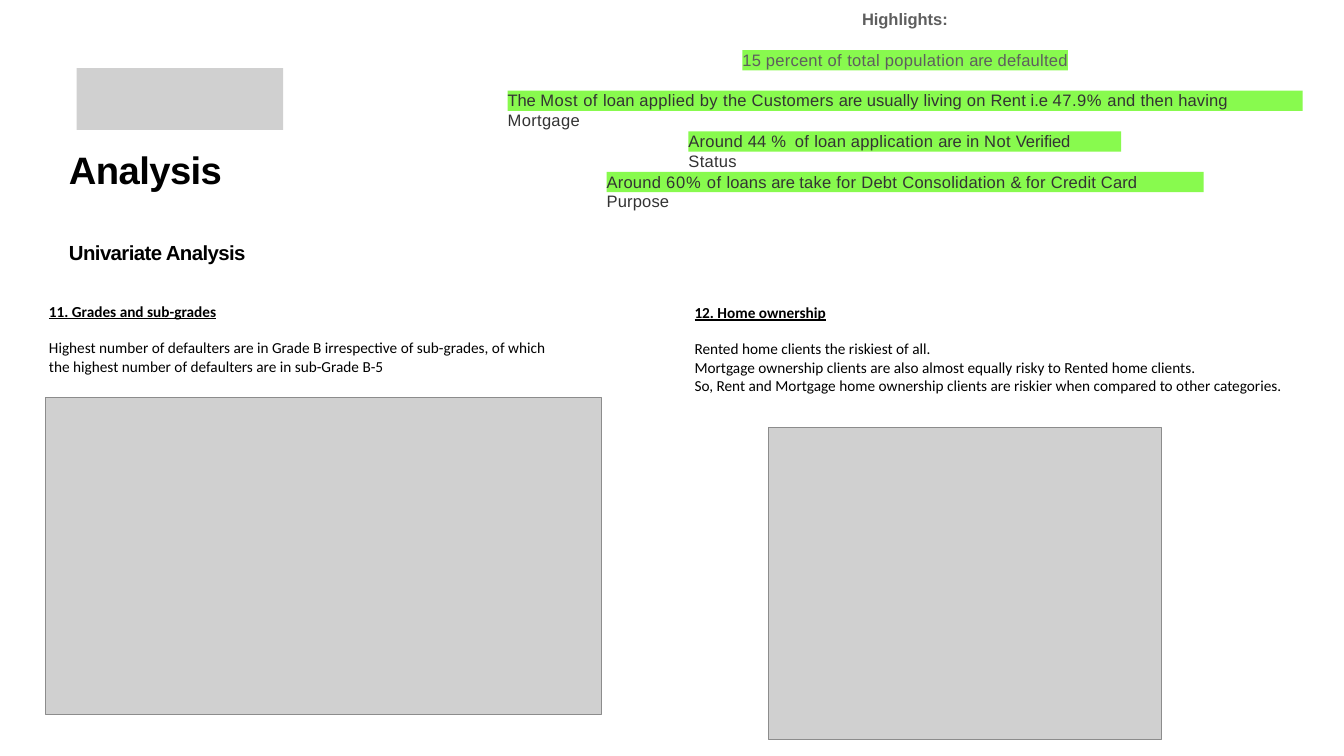
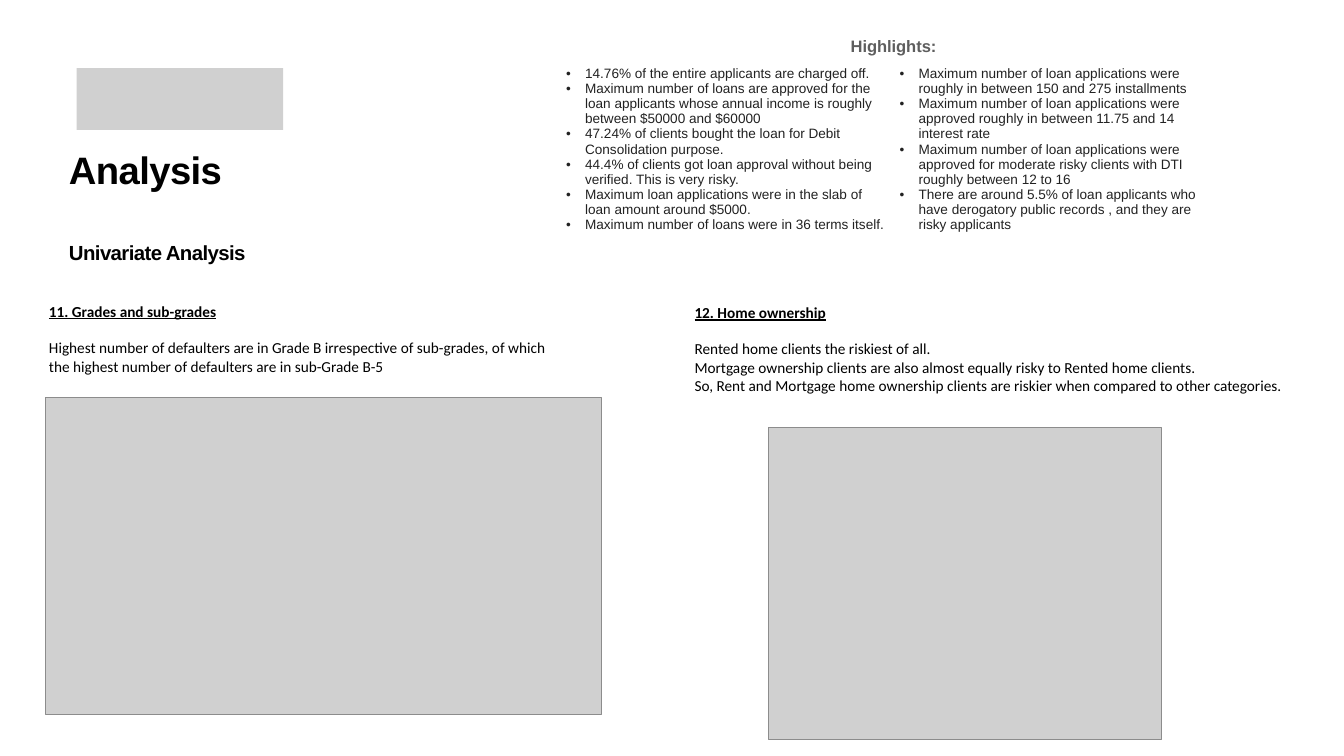
Before and after one commit to sreegithub19/upgrad, a slide deck: slide 11 of 2_Course_continuation/1_Statistics_essentials/2_Lending_club_case_study/LendingClubCaseStudy.pptx. Drawn at 1344x756 pixels with LibreOffice and Linux fonts; fonts in the diff are those of the drawing; grey boxes stand for pictures. Boxes give left, top, right and bottom in pixels: in the first picture for what was removed or moved away, otherwise in the second. Text is boxed around its words. In the diff, an @@ line names an element or a change of style, - is before the commit and + after.

```diff
--- a/2_Course_continuation/1_Statistics_essentials/2_Lending_club_case_study/LendingClubCaseStudy.pptx
+++ b/2_Course_continuation/1_Statistics_essentials/2_Lending_club_case_study/LendingClubCaseStudy.pptx
@@ rectangle removed at (x1=743, y1=50, x2=1068, y2=70) @@
-15 percent of total population are defaulted
@@ text "Highlights:" moved from (x1=862, y1=13, x2=948, y2=29) to (x1=851, y1=40, x2=937, y2=56) @@
@@ table added at (x1=560, y1=64, x2=1227, y2=249), 1 rows, 2 columns @@
+14.76% of the entire applicants are charged off. / Maximum number of loans are approved for the loan applicants whose annual income is roughly between $50000 and $60000 / 47.24% of clients bought the loan for Debit Consolidation purpose. / 44.4% of clients got loan approval without being verified. This is very risky. / Maximum loan applications were in the slab of loan amount around $5000. / Maximum number of loans were in 36 terms itself. | Maximum number of loan applications were roughly in between 150 and 275 installments / Maximum number of loan applications were approved roughly in between 11.75 and 14 interest rate / Maximum number of loan applications were approved for moderate risky clients with DTI roughly between 12 to 16 / There are around 5.5% of loan applicants who have derogatory public records , and they are risky applicants
@@ rectangle removed at (x1=508, y1=90, x2=1303, y2=111) @@
-The Most of loan applied by the Customers are usually living on Rent i.e 47.9% and then having Mortgage
@@ rectangle removed at (x1=688, y1=131, x2=1121, y2=152) @@
-Around 44 % of loan application are in Not Verified Status
@@ rectangle removed at (x1=606, y1=172, x2=1203, y2=192) @@
-Around 60% of loans are take for Debt Consolidation & for Credit Card Purpose
```
Also in this commit, not shown: 11 other slides changed, 3 slides added, 5 slides removed.
